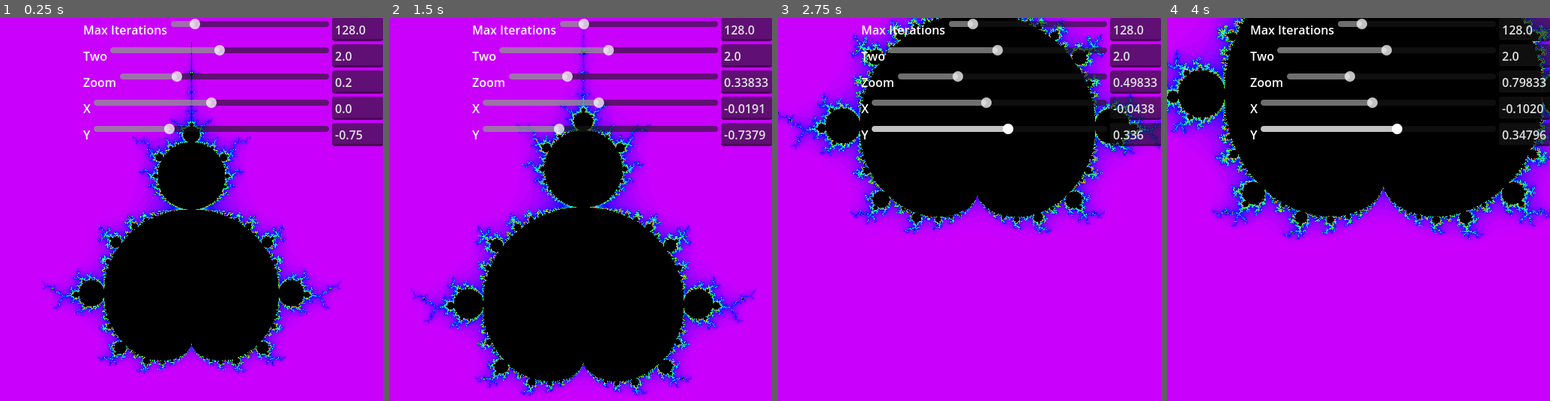
Above: before the commit, frames 1-4 (left to right).
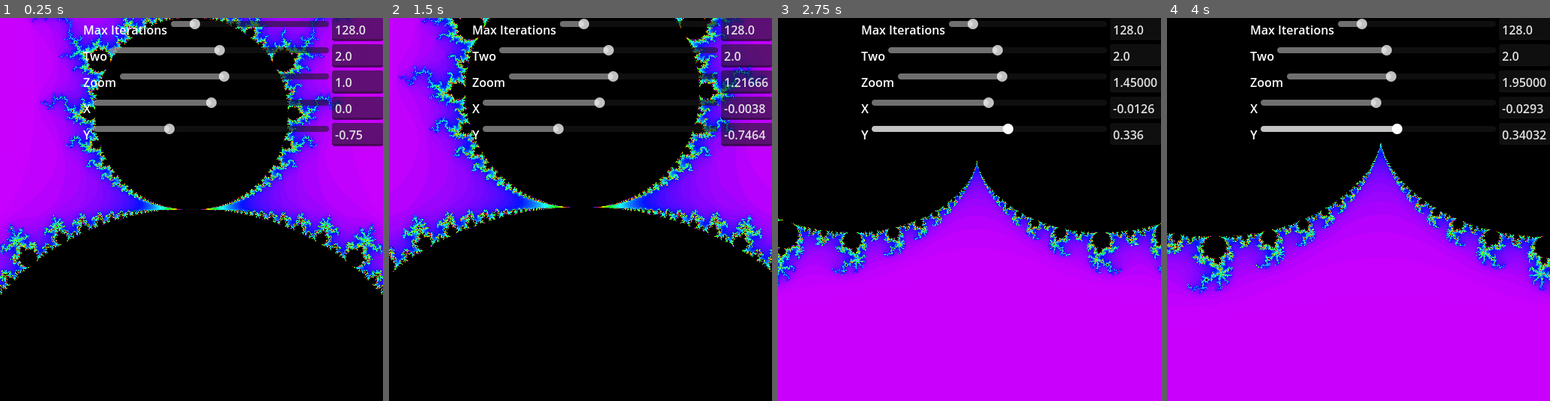
Above: after the commit, the same moments.

Repository: acerix/frastal
Game: Godot game, scene res://canvas.tscn
Same seed, same stepped clock (60 frames per second), same inputs: the game is played once before the commit and once after it.
Inputs (mouse positions are in pixels of both pictures, inside the frame that each line leads up to):
- Up to frame 1 (0.25 s): no input
- Up to frame 2 (1.5 s): tap Enter at 0.5 s; move the mouse to (664, 190) at 0.52 s; click (664, 190) at 0.67 s; tap Space at 1.25 s; drag from (503, 228) to (561, 286) at 1.27 s
- Up to frame 3 (2.75 s): move the mouse to (1007, 125) at 2.02 s; click (1007, 125) at 2.17 s
- Up to frame 4 (4 s): tap Enter at 2.75 s; drag from (1339, 286) to (1243, 152) at 2.77 s; move the mouse to (1473, 266) at 3.52 s; click (1473, 266) at 3.67 s

The runs differ from the first frame. In frame 1, 65% of the frame differs, in the area x 0-100%, y 0-100%; in frame 2, 66%; in frame 3, 33%; in frame 4, 24%.

Commit message:
cleanup coords

Diff:
--- a/project/canvas.gd
+++ b/project/canvas.gd
@@ -48,7 +48,7 @@
 
 		if viewport_height > 0:
 			var mouse_delta = event.position - drag_start_mouse_pos
-			p = drag_start_p - (mouse_delta / viewport_height) / exp(zoom - 1.25)
+			p = drag_start_p - (mouse_delta / viewport_height) / zoom
 
 			x_slider.set_value(p.x)
 			y_slider.set_value(p.y)
@@ -71,7 +71,7 @@
 	var uv_norm = Vector2(uv_norm_x, uv_norm_y)
 
 	var p_before = p
-	var p_after = p_before + uv_norm * (1 / exp(zoom_before - 1.25) - 1 / exp(zoom_after - 1.25))
+	var p_after = p_before + uv_norm * (1 / zoom_before - 1 / zoom_after)
 
 	p = p_after
 	x_slider.set_value(p.x)
--- a/project/canvas.gdshader
+++ b/project/canvas.gdshader
@@ -7,10 +7,6 @@
 uniform int iteration_limit = 128;
 uniform sampler2D palette_image;
 
-// gpu reaches 100% around 500, when mandeldude goes big on the screen
-// noise stops at high values 42000
-//const int iteration_limit = 2666;
-
 vec4 mandelbrot(vec2 c) {
 	vec2 z = vec2(0, 0);
 	vec2 z2 = vec2(0, 0);
@@ -18,7 +14,6 @@
 
 	// z ↦ z²+c
 	while (z2.x + z2.y <= 4.0 && ++i < iteration_limit) {  // bail outside radius 2
-	// while (++i < iteration_limit) { // don't bail
 		z = vec2(
 			tiq * z.y * z.x + c.x,
 			z2.y - z2.x + c.y
@@ -45,7 +40,7 @@
 }
 
 void fragment() {
-	vec2 uv = ((UV - vec2(0.5)) * vec2(ratio, 1)) / exp(zoom - 1.25) + position;
+	vec2 uv = ((UV - vec2(0.5)) * vec2(ratio, 1)) / zoom + position;
 	vec4 result = mandelbrot(uv);
 	vec3 color = palette(result);
 	COLOR = vec4(color, 1);
--- a/project/canvas.tscn
+++ b/project/canvas.tscn
@@ -23,7 +23,6 @@
 grow_vertical = 2
 size_flags_horizontal = 3
 size_flags_vertical = 3
-color = Color(0.411765, 0, 0.411765, 1)
 script = ExtResource("3_n3t7b")
 metadata/_edit_lock_ = true
 
@@ -55,9 +54,10 @@
 [node name="Zoom" parent="Controls" instance=ExtResource("4_z8w1f")]
 layout_mode = 2
 label = "Zoom"
-min_value = -5.0
-max_value = 15.0
-value = 0.2
+min_value = -999999.0
+max_value = 999999.0
+step = 0.1
+value = 1.0
 
 [node name="X" parent="Controls" instance=ExtResource("4_z8w1f")]
 layout_mode = 2
--- a/project/project.godot
+++ b/project/project.godot
@@ -15,7 +15,7 @@
 config/tags=PackedStringArray("shader", "template")
 run/main_scene="uid://bb46dd2vh0my8"
 config/features=PackedStringArray("4.5", "Forward Plus")
-boot_splash/bg_color=Color(0.411765, 0, 0.411765, 1)
+boot_splash/bg_color=Color(0, 0, 0, 1)
 boot_splash/show_image=false
 boot_splash/use_filter=false
 boot_splash/image="uid://bhehwn4m3du1j"
